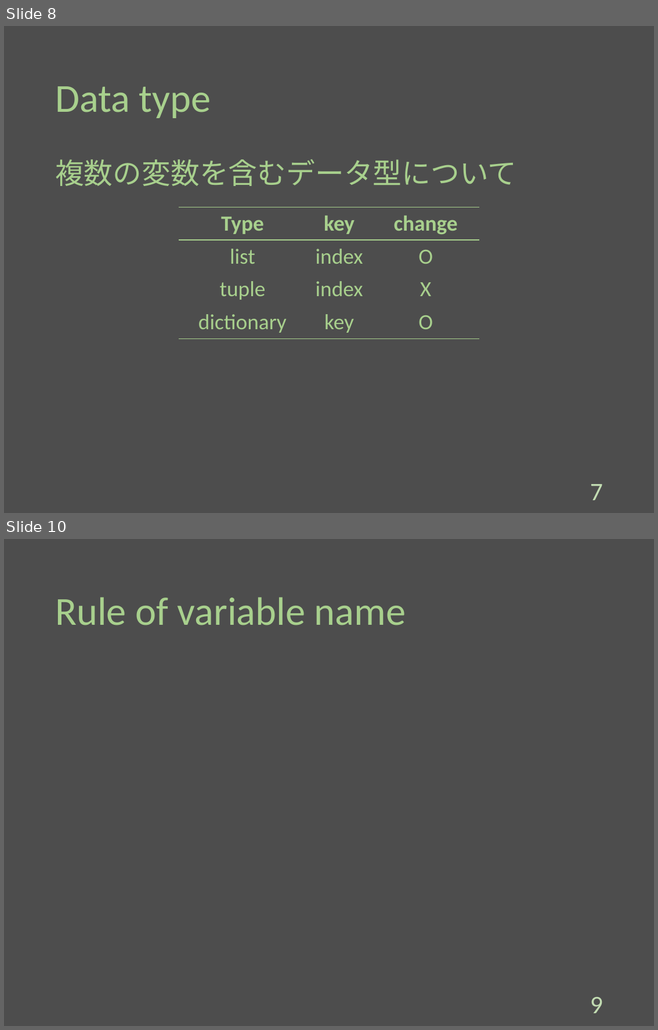
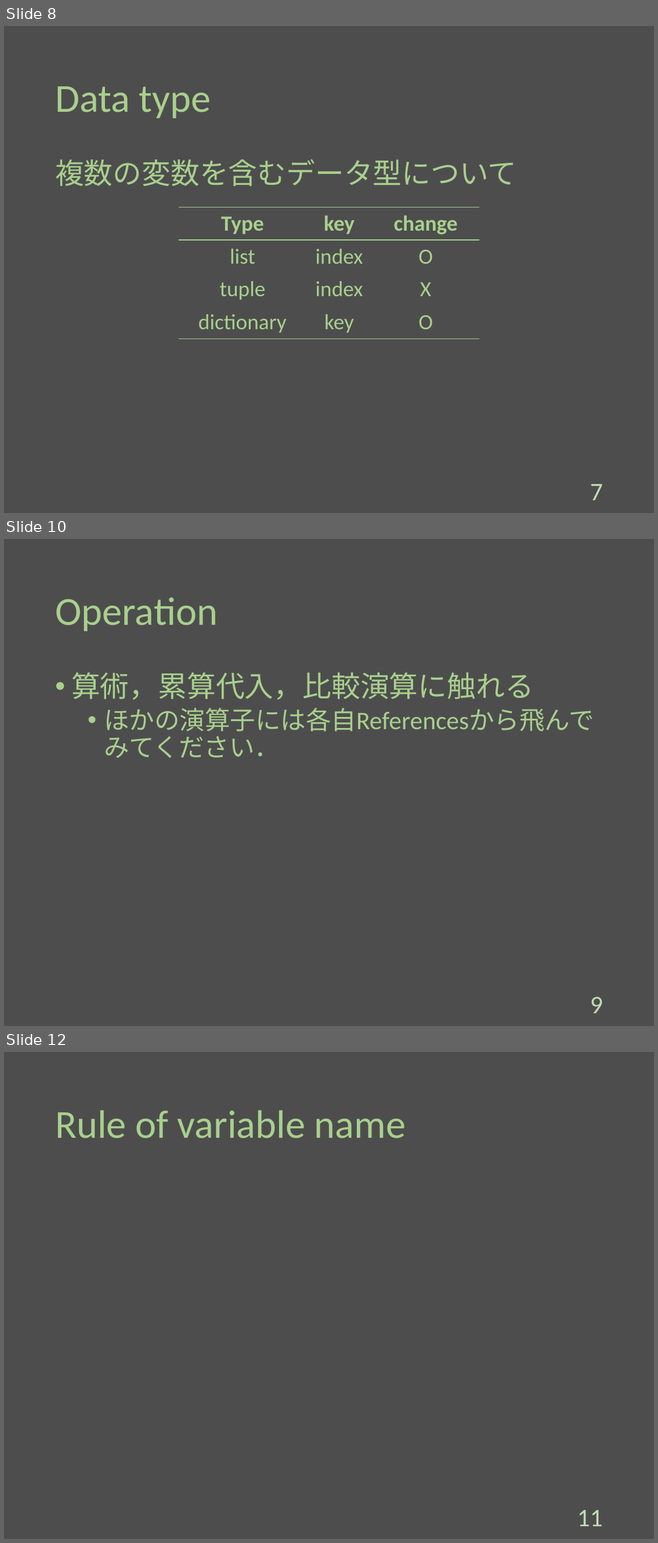
Before and after one commit to Melbeck777/program_seminar, a slide deck: ProgramSlide.pptx. Shown one above the other, each under a label of ours: slides 8 and 10 before the commit, slides 8, 10 and 12 after it; the slides between them are not shown. The pictures are 658x1030 and 658x1543 pixels, drawn with LibreOffice and Linux fonts; fonts in the diff are those of the drawing. Boxes give left, top, right and bottom in pixels: in the first picture for what was removed or moved away, otherwise in the second. Text is boxed around its words. In the diff, an @@ line names an element or a change of style, - is before the commit and + after.

Commit message:
[add]:Change 'Arithmetic operation' to 'Operation' and write operation

```diff
--- a/ProgramSlide.pptx
+++ b/ProgramSlide.pptx
@@ slide 10 added at (4, 539, 654, 1026), background #4D4D4D @@
@@ title added at (55, 598, 217, 631), 44 pt, text #A8D08D @@
+Operation
@@ text added at (71, 672, 593, 732), 28 pt, text #A8D08D @@
+• 算術，累算代入，比較演算に触れる
+  • ほかの演算子には各自Referencesから飛んでみてください．
@@ page number added at (590, 997, 603, 1013), 28 pt, text #C3DDB3 @@
+9
@@ what was slide 10 is now slide 12 @@
@@ page number at (577, 1510, 603, 1526): text changed @@
-9
+11
```
Also in this commit, not shown: 1 slide changed, 3 other slides added, 2 slides removed.
